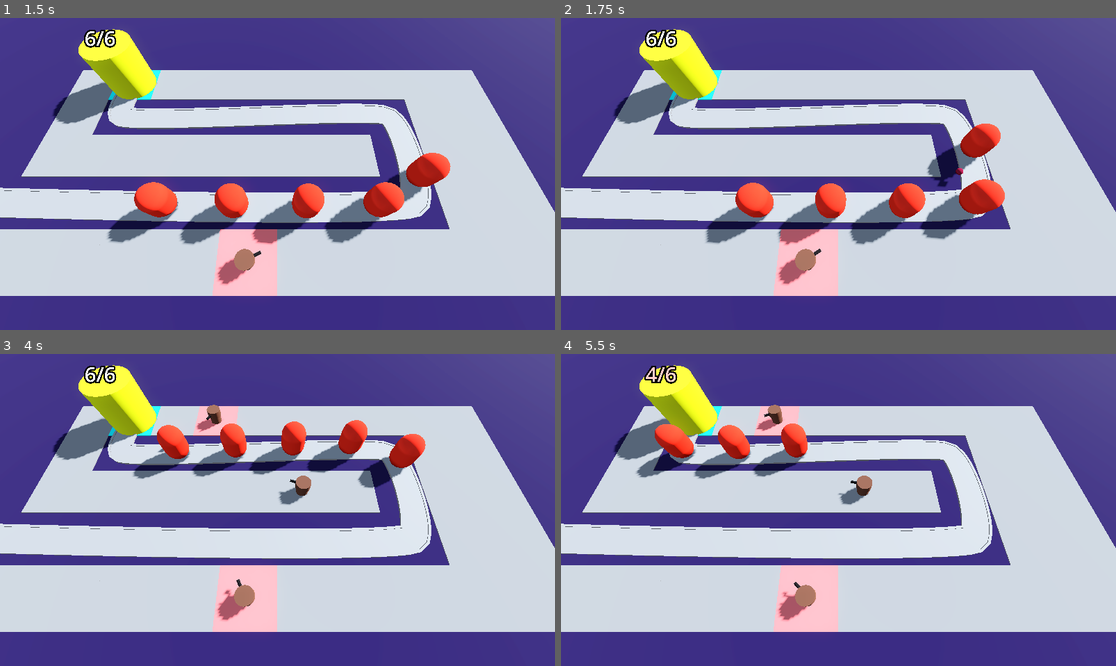
Above: before the commit, frames 1-4 (two rows, left to right).
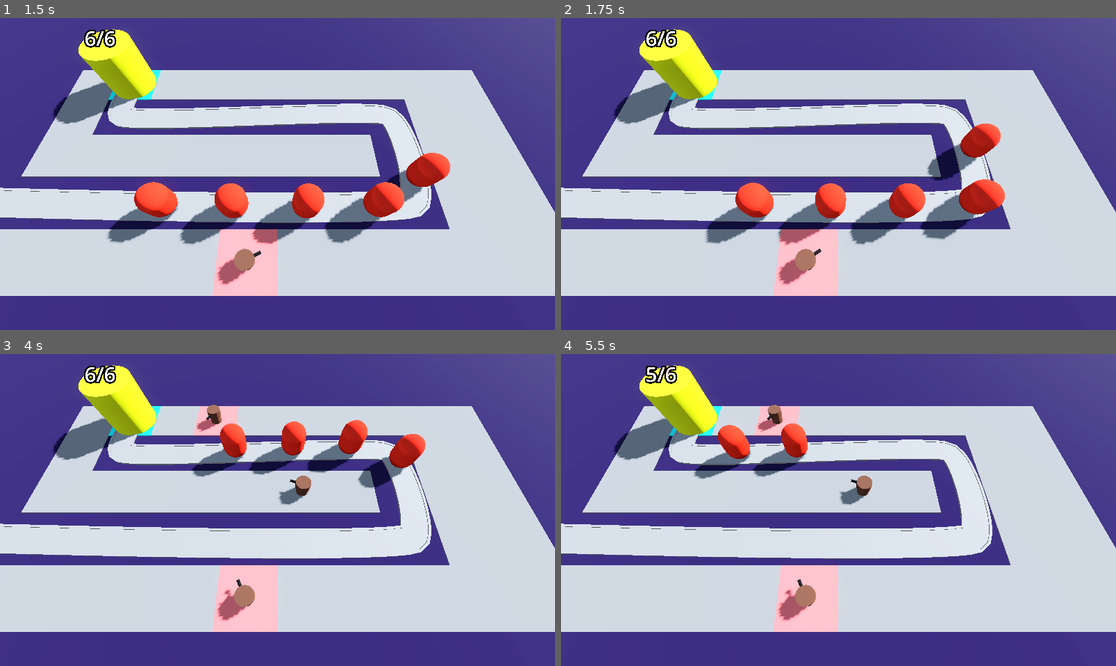
Above: after the commit, the same moments.

Repository: DrDuckson/Barbarian_Blaster
Game: Godot game, scene res://scenes/main.tscn
Same seed, same stepped clock (60 frames per second), same inputs: the game is played once before the commit and once after it.
Inputs (mouse positions are in pixels of both pictures, inside the frame that each line leads up to):
- Up to frame 1 (1.5 s): move the mouse to (249, 236) at 0.52 s; click (249, 236) at 0.6 s; move the mouse to (444, 220) at 1.27 s; right-click (444, 220) at 1.35 s
- Up to frame 2 (1.75 s): no input
- Up to frame 3 (4 s): move the mouse to (111, 463) at 2.02 s; click (111, 463) at 2.1 s; move the mouse to (305, 510) at 2.77 s; right-click (305, 510) at 2.85 s; move the mouse to (194, 432) at 3.52 s; click (194, 432) at 3.6 s
- Up to frame 4 (5.5 s): move the mouse to (960, 494) at 4.27 s; right-click (960, 494) at 4.35 s; move the mouse to (727, 525) at 5.02 s; click (727, 525) at 5.1 s

Frame 1 is identical in both runs. In frame 2, less than 0.1% of the frame differs, in the area x 67-73%, y 48-55%; in frame 3, 0.9%; in frame 4, 1.2%, in the area x 13-54%, y 3-78%.

Commit message:
Added collision shape and health to enemies

Diff:
--- a/scenes/enemy.tscn
+++ b/scenes/enemy.tscn
@@ -10,12 +10,23 @@
 radius = 1.0
 height = 3.0
 
+[sub_resource type="CapsuleShape3D" id="CapsuleShape3D_kqca0"]
+radius = 1.0
+height = 3.0
+
 [node name="Enemy" type="PathFollow3D"]
 transform = Transform3D(-4.37106e-08, 0, -0.999983, 0, 1, 0, 0.999983, 0, -4.37106e-08, 0, 0, 0)
 loop = false
 script = ExtResource("1_dtnac")
 speed = 5.0
+max_health = 50
 
 [node name="MeshInstance3D" type="MeshInstance3D" parent="."]
 transform = Transform3D(1, 0, 0, 0, 1, 0, 0, 0, 1, 0, 1.5, 0)
 mesh = SubResource("CapsuleMesh_vjp7u")
+
+[node name="EnemyArea3D" type="Area3D" parent="." groups=["enemy_area"]]
+
+[node name="CollisionShape3D" type="CollisionShape3D" parent="EnemyArea3D"]
+transform = Transform3D(1, 0, 0, 0, 1, 0, 0, 0, 1, 0, 1.5, 0)
+shape = SubResource("CapsuleShape3D_kqca0")
Not shown: 1 places in scenes/enemy.tscn that only renumber resources
